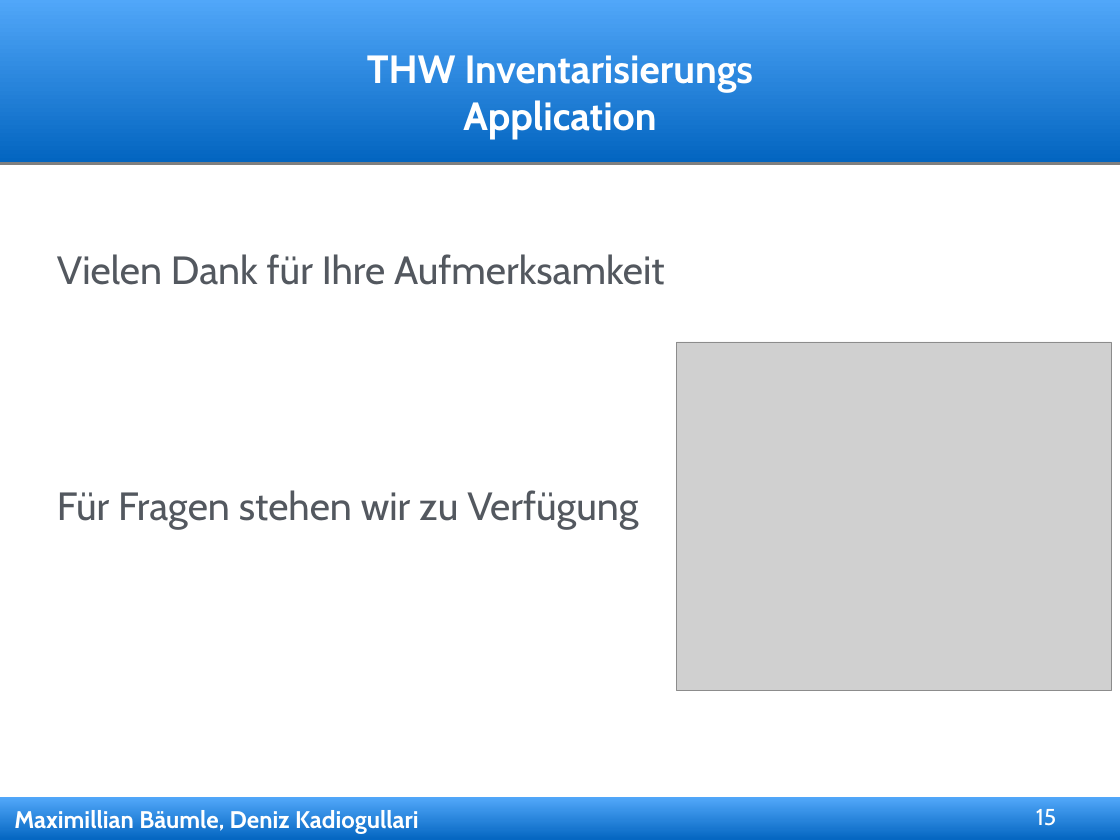
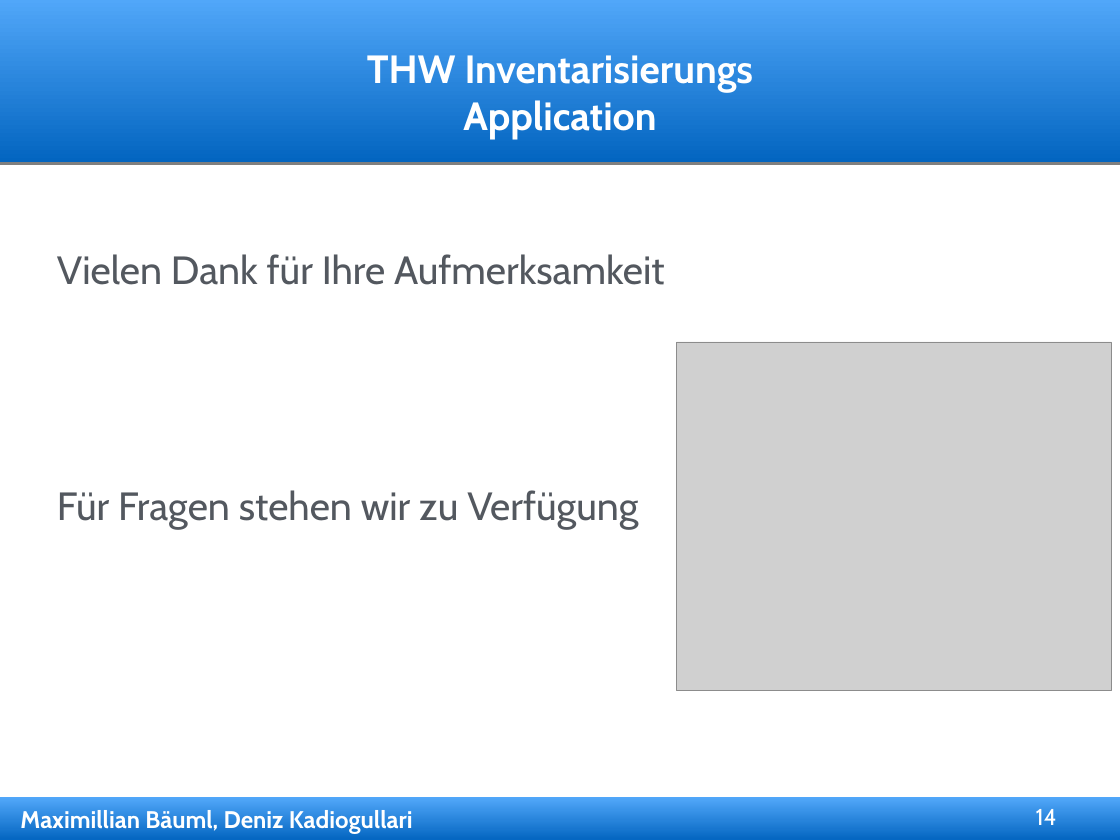
Before and after one commit to dkadio/thwapp, a slide deck: slide 14 of präsentation/thw_präsi.ppt (slide 15 before the commit). Drawn at 1120x840 pixels with LibreOffice and Linux fonts; fonts in the diff are those of the drawing; grey boxes stand for pictures; background and template pictures are left out. Boxes give left, top, right and bottom in pixels: in the first picture for what was removed or moved away, otherwise in the second. Text is boxed around its words. In the diff, an @@ line names an element or a change of style, - is before the commit and + after.

```diff
--- a/präsentation/thw_präsi.ppt
+++ b/präsentation/thw_präsi.ppt
@@ page number at box(1036, 809, 1057, 825): text changed @@
-15
+14
@@ text in free at box(20, 810, 413, 834): text changed @@
-Maximillian Bäumle, Deniz Kadiogullari
+Maximillian Bäuml, Deniz Kadiogullari
```
Also in this commit, not shown: 10 other slides changed, 3 slides added, 4 slides removed, 1 other file.
